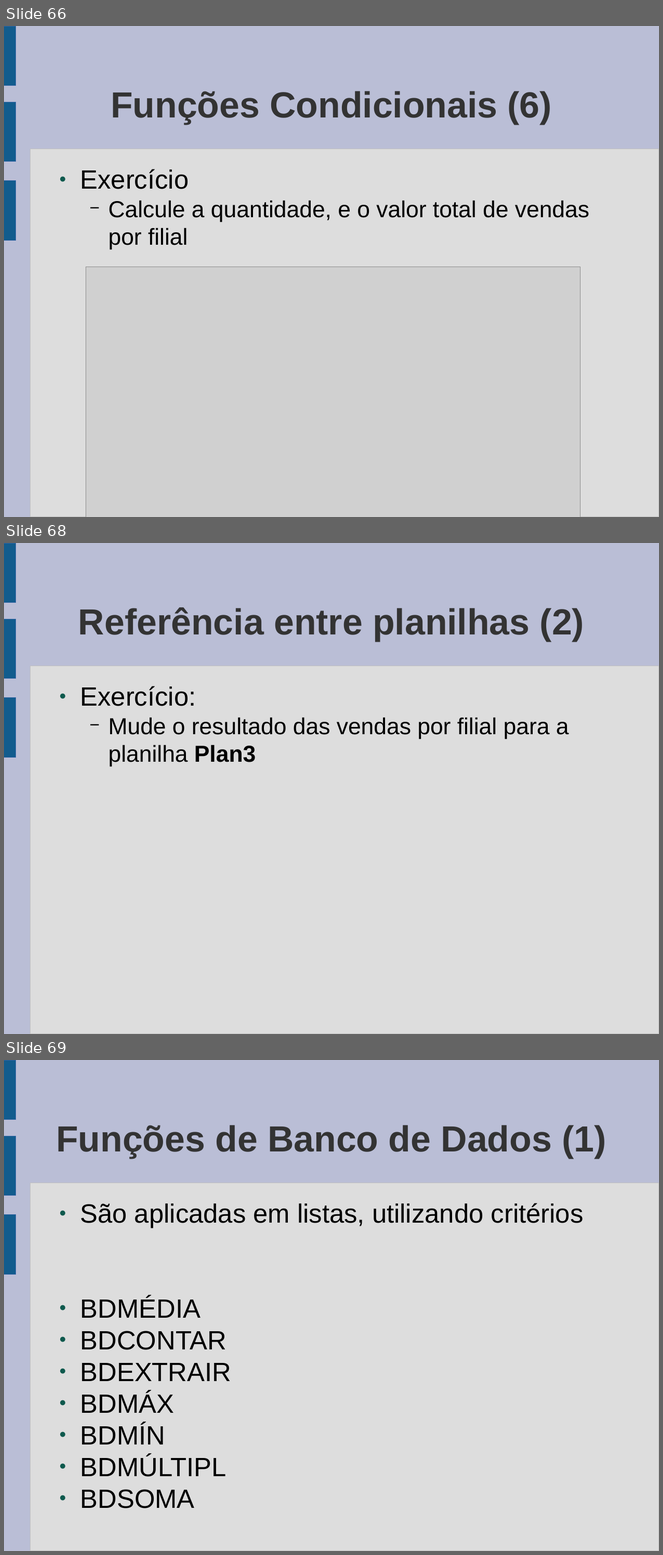
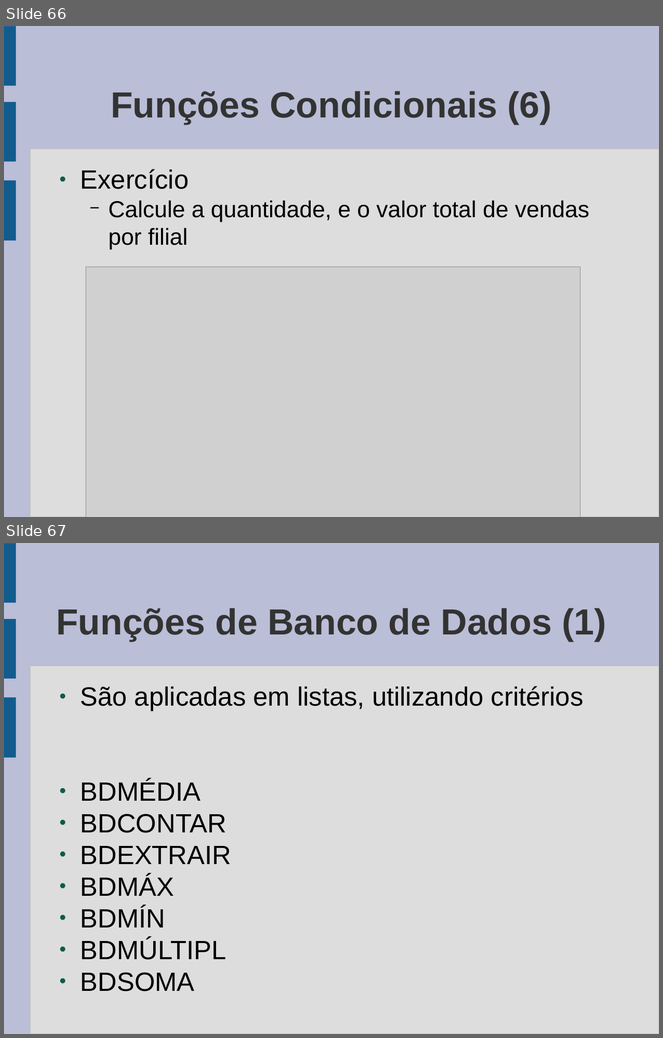
Before and after one commit to gcms/gustavo, a slide deck: cepss/aulas.odp. Shown one above the other, each under a label of ours: slides 66, 68 and 69 before the commit, slides 66 and 67 after it; the slides between them are not shown. The pictures are 663x1555 and 663x1038 pixels, drawn with LibreOffice and Linux fonts; fonts in the diff are those of the drawing; grey boxes stand for pictures. Boxes give left, top, right and bottom in pixels: in the first picture for what was removed or moved away, otherwise in the second. Text is boxed around its words. In the diff, an @@ line names an element or a change of style, - is before the commit and + after.

```diff
--- a/cepss/aulas.odp
+++ b/cepss/aulas.odp
@@ slide 68 removed at [4, 543, 659, 1034], background #BABED6; not listed: 4 template elements that a slide beside it also shows @@
@@ title removed at [78, 607, 584, 641] @@
-Referência entre planilhas (2)
@@ text removed at [80, 686, 569, 767] @@
-● Exercício:
-  − Mude o resultado das vendas por filial para a planilha Plan3
@@ what was slide 69 is now slide 67 @@
```
Also in this commit, not shown: 6 slides changed, 7 slides added, 1 other slide removed.
